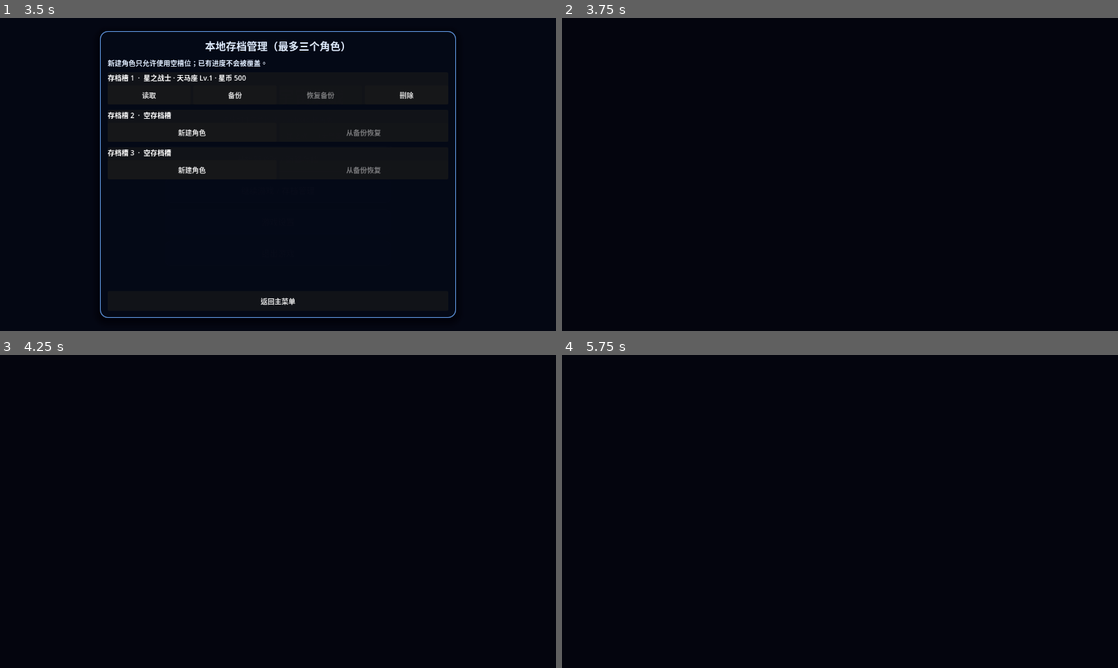
Above: before the commit, frames 1-4 (two rows, left to right).
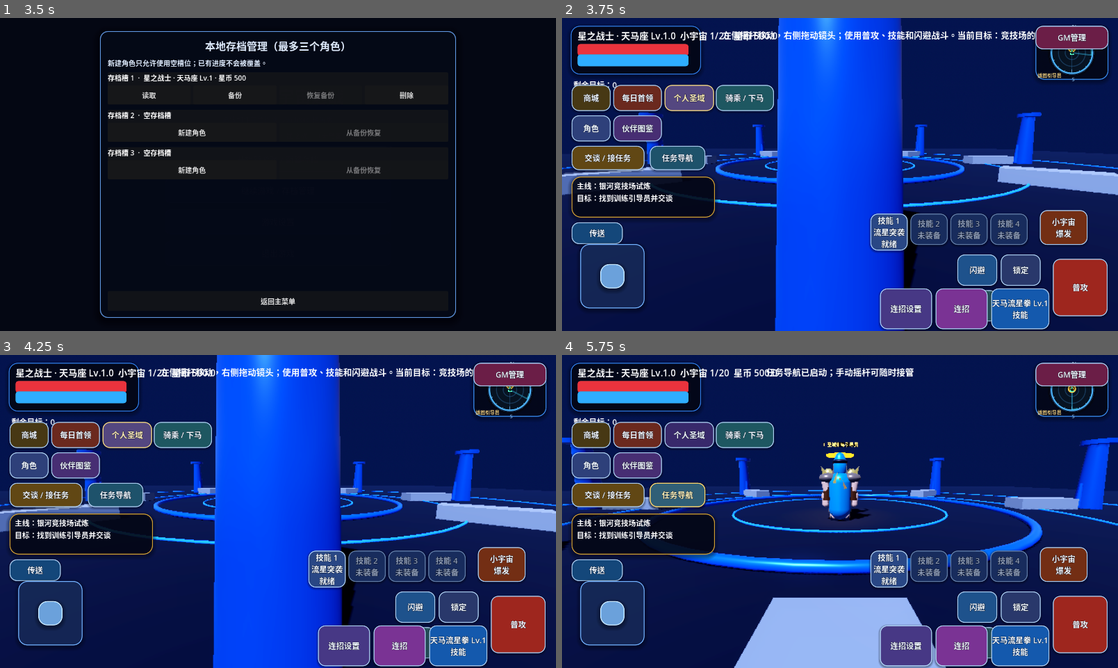
Above: after the commit, the same moments.

Repository: Qazwesrd/Saint-Seiya-Universe-War
Game: Godot game, scene res://scenes/main_menu.tscn
The game is run twice, just before and just after one commit, with the same random seed, the same clock (stepped at 60 frames per second) and the same inputs.
Inputs (mouse positions are in pixels of both pictures, inside the frame that each line leads up to):
- Up to frame 1 (3.5 s): click "开始新游戏 / 新建存档" at 0.5 s; click "开始新游戏 / 新建存档" at 1.25 s; click "继续游戏 / 存档管理" at 2 s; click "游戏设置" at 2.75 s
- Up to frame 2 (3.75 s): click "读取" at 3.5 s
- Up to frame 3 (4.25 s): no input
- Up to frame 4 (5.75 s): click (606, 495) at 4.25 s, where only the run after the commit has a clickable "交谈 / 接任务"; click (678, 495) at 5 s, where only the run after the commit has a clickable "任务导航"

Frame 1 is identical in both runs. In frame 2, 95% of the frame differs, in the area x 0-100%, y 0-100%; in frame 3, 95%; in frame 4, 95%.
Error before the commit: Parse Error: Identifier "completed_story_mission" not declared in the current scope. (res://scripts/game.gd:185)

Commit message:
Fix boss epilogue mission scope

Diff:
--- a/game/scripts/game.gd
+++ b/game/scripts/game.gd
@@ -182,7 +182,6 @@
         if CampaignManager.can_complete_active_mission():
             var campaign_result: Dictionary = CampaignManager.complete_active_mission()
             if bool(campaign_result.get("success", false)):
-                completed_story_mission = campaign_mission
                 show_notice("剧情任务完成：" + str(campaign_mission.get("name", "")))
     if is_instance_valid(hud):
         hud.call("show_dialogue", dialogue)
